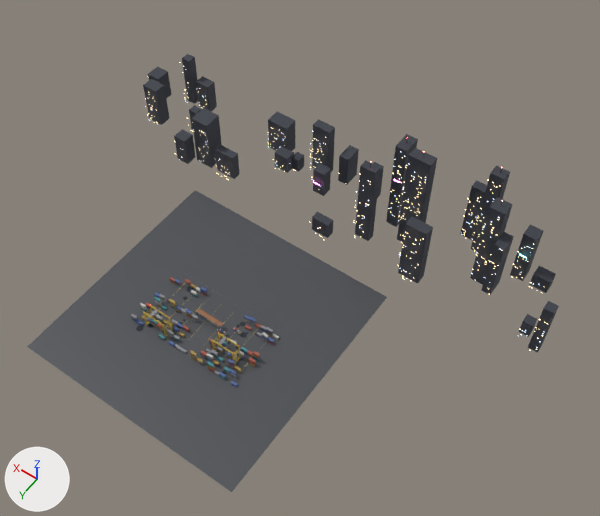
An edit to the FBX model Assets/Art/Story/StorySet.fbx, drawn before and after from the same camera.
Camera for both pictures: a camera (50 mm lens) standing at (-321.0, 306.0, 654.0) and looking at (-48.0, -77.0, 53.0). Every picture has the same lights, and +X, +Y and +Z are marked at lower left. The older version comes first. Vertices at exactly the same position are counted once.

In view in the first picture: 'SetCity', 'SetGround', 'SetYard' and 1 more.
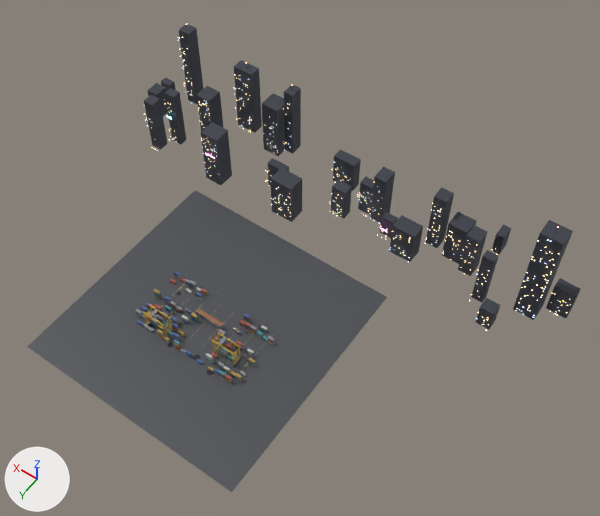
The edits, one by one:
me_setcity is used by ob_setcity; location (0.0, 0.0, 0.0).
me_setcity had 4892 vertices, 3654 faces and spanned x -265.0..257.0, y -240.0..-141.0, z 0.0..126.0.
me_setcity now has 4760 vertices, 3558 faces and spans x -270.0..251.0, y -245.0..-140.0, z 0.0..120.0.
me_setcity part 4: a new loose piece, a box spanning x -270.0..-250.0, y -208.0..-197.0, z 0.0..36.0, in mat_citytower (dark grey #383c45).
me_setcity part 5: a new loose piece, a box spanning x -246.0..-225.0, y -196.0..-178.0, z 0.0..113.0, in mat_citytower (dark grey #383c45).
me_setcity part 6: 576 loose pieces with 4668 vertices, spanning x -265.0..257.0, y -240.0..-141.0, z 0.0..126.0, are deleted.
me_setcity part 7: 4520 vertices added at x -246.0..251.0, y -245.0..-140.0, z 0.0..120.0.
Other edits to the shape of me_setcity do not show in these pictures.
me_setyard is used by ob_setyard; location (0.0, 0.0, 0.0).
me_setyard had 67344 vertices, 50004 faces and spanned x -63.3..62.1, y -28.0..42.2, z 0.0..23.6.
me_setyard now has 69920 vertices, 51936 faces and spans x -63.3..62.2, y -28.0..42.1, z 0.0..23.6.
me_setyard part 1: 6625 loose pieces with 54136 vertices, spanning x -63.3..62.0, y -22.4..42.2, z 0.0..10.4, are deleted.
me_setyard part 2: 704 vertices moved within x -63.2..61.6, y -22.3..42.0, z 0.0..7.8; 5551 vertices removed from x -63.3..62.1, y -22.3..42.0, z 0.0..7.8; 57879 vertices added at x -63.3..62.2, y -22.3..42.1, z 0.0..10.4.
me_setyard part 3: 114 vertices moved within x 22.7..61.9, y -22.3..-12.7, z 0.1..5.1; 668 vertices removed from x 22.7..61.9, y -22.3..-12.6, z 0.0..7.8; 5052 vertices added at x 22.7..61.9, y -22.4..-12.6, z 0.0..7.8.
Other edits to the shape of me_setyard do not show in these pictures.

Where the change shows, as pixel boxes (x1, y1, x2, y2) in the pictures (600 x 516 px):
'SetCity', reshaped: before (143, 54, 559, 353); after (143, 24, 581, 331)
'SetYard', reshaped: before (131, 274, 279, 387); after (135, 271, 278, 384)
part 1 of me_setyard, deleted: before (131, 279, 279, 387)
part 2 of me_setyard, built on: before (137, 292, 274, 379); after (135, 289, 274, 384)
part 3 of me_setyard, built on: before (170, 277, 207, 295); after (170, 271, 207, 300)
part 4 of me_setcity, added: after (546, 278, 581, 318)
part 5 of me_setcity, added: after (513, 220, 573, 320)
part 6 of me_setcity, deleted: before (143, 54, 559, 353)
part 7 of me_setcity, added: after (143, 24, 559, 331)
